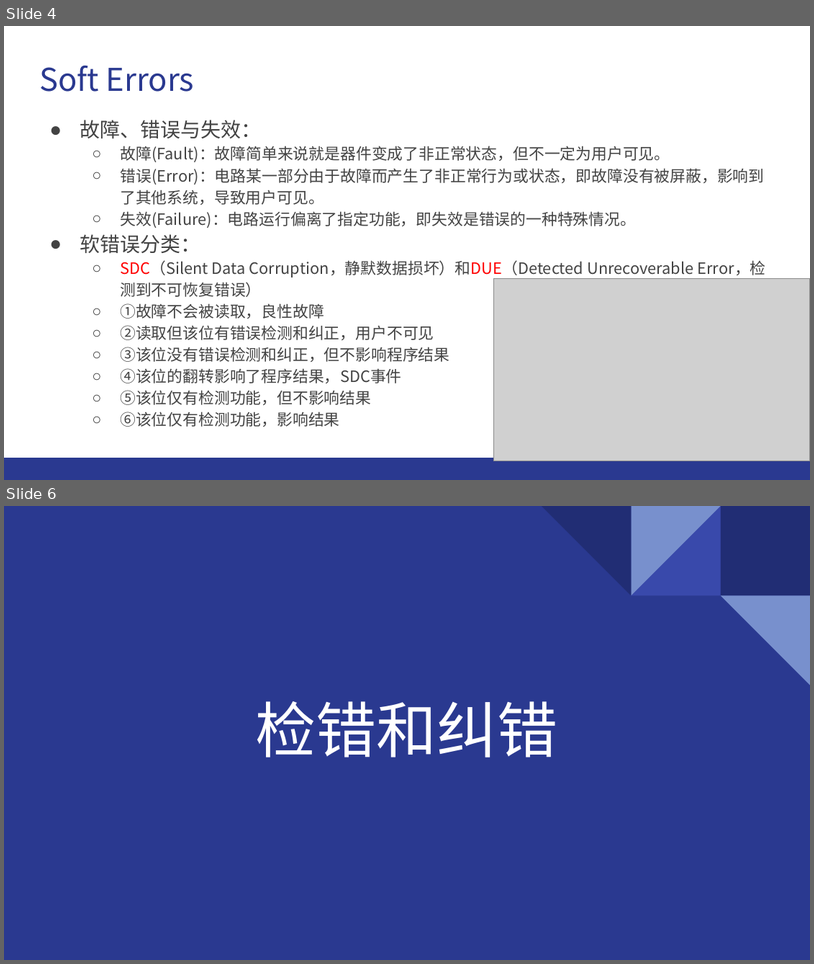
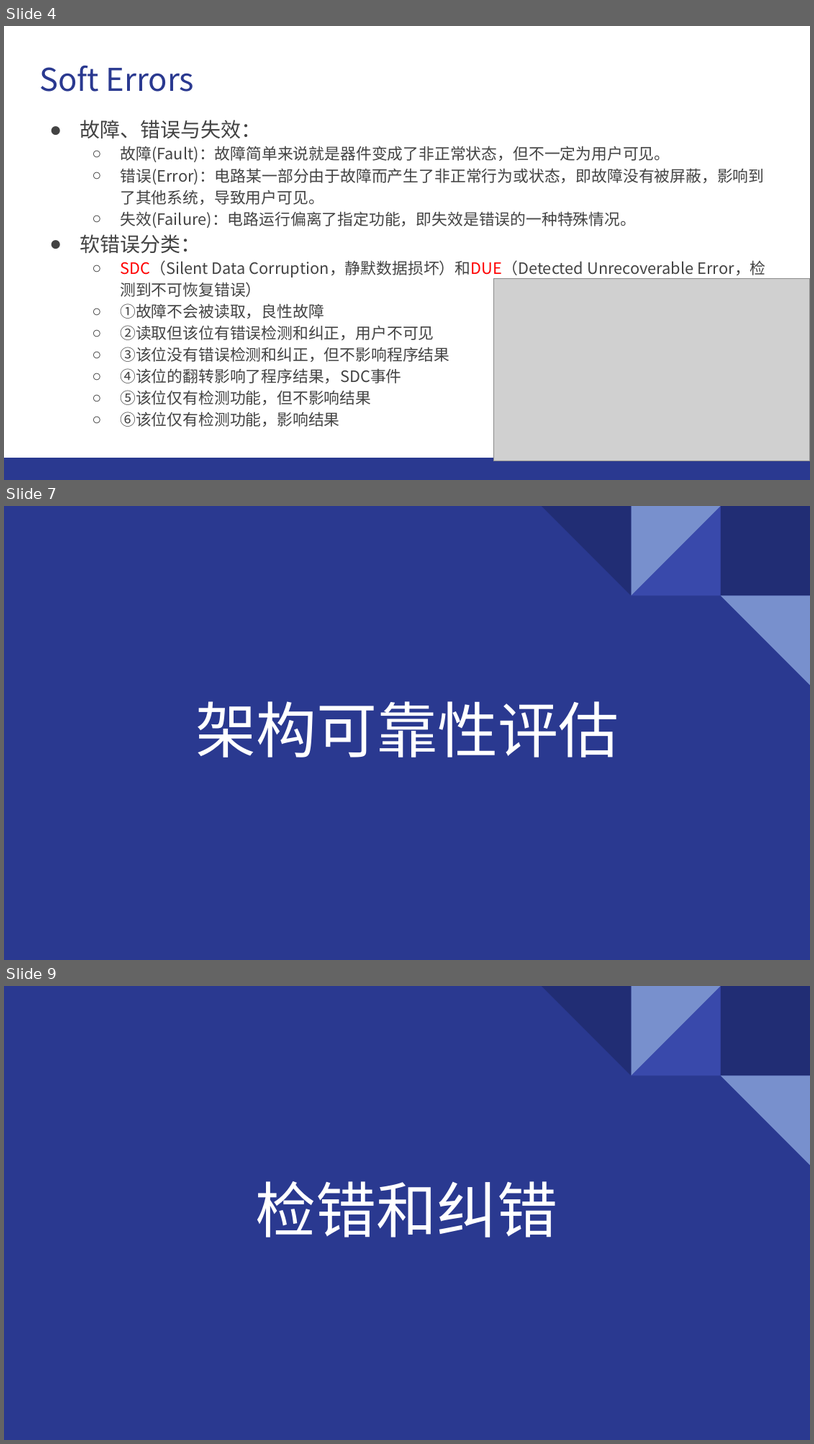
Before and after one commit to GentleBreezeBlow/R4_doc, a slide deck: Report/1-Soft Errors.pptx. Shown one above the other, each under a label of ours: slides 4 and 6 before the commit, slides 4, 7 and 9 after it; the slides between them are not shown. The pictures are 814x964 and 814x1444 pixels, drawn with LibreOffice and Linux fonts; fonts in the diff are those of the drawing; grey boxes stand for pictures. Boxes give left, top, right and bottom in pixels: in the first picture for what was removed or moved away, otherwise in the second. Text is boxed around its words. In the diff, an @@ line names an element or a change of style, - is before the commit and + after.

```diff
--- a/Report/1-Soft Errors.pptx
+++ b/Report/1-Soft Errors.pptx
@@ slide 7 added at (4, 506, 810, 960), background #2A3990; not listed: 5 template elements that a slide beside it also shows @@
@@ title added at (196, 701, 619, 757), 54 pt, text #FFFFFF @@
+架构可靠性评估
@@ what was slide 6 is now slide 9 @@
```
Also in this commit, not shown: 1 slide changed, 8 other slides added, 1 other file.
